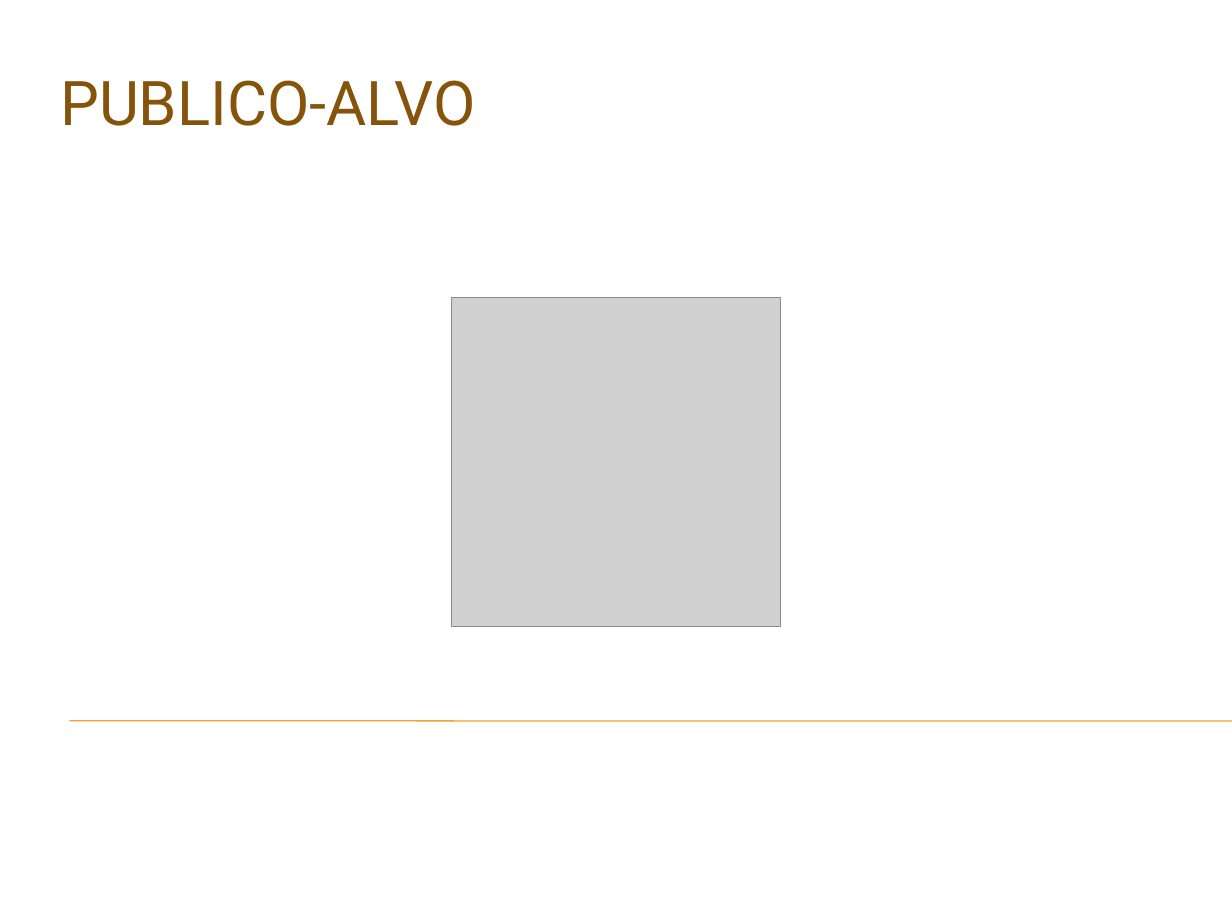
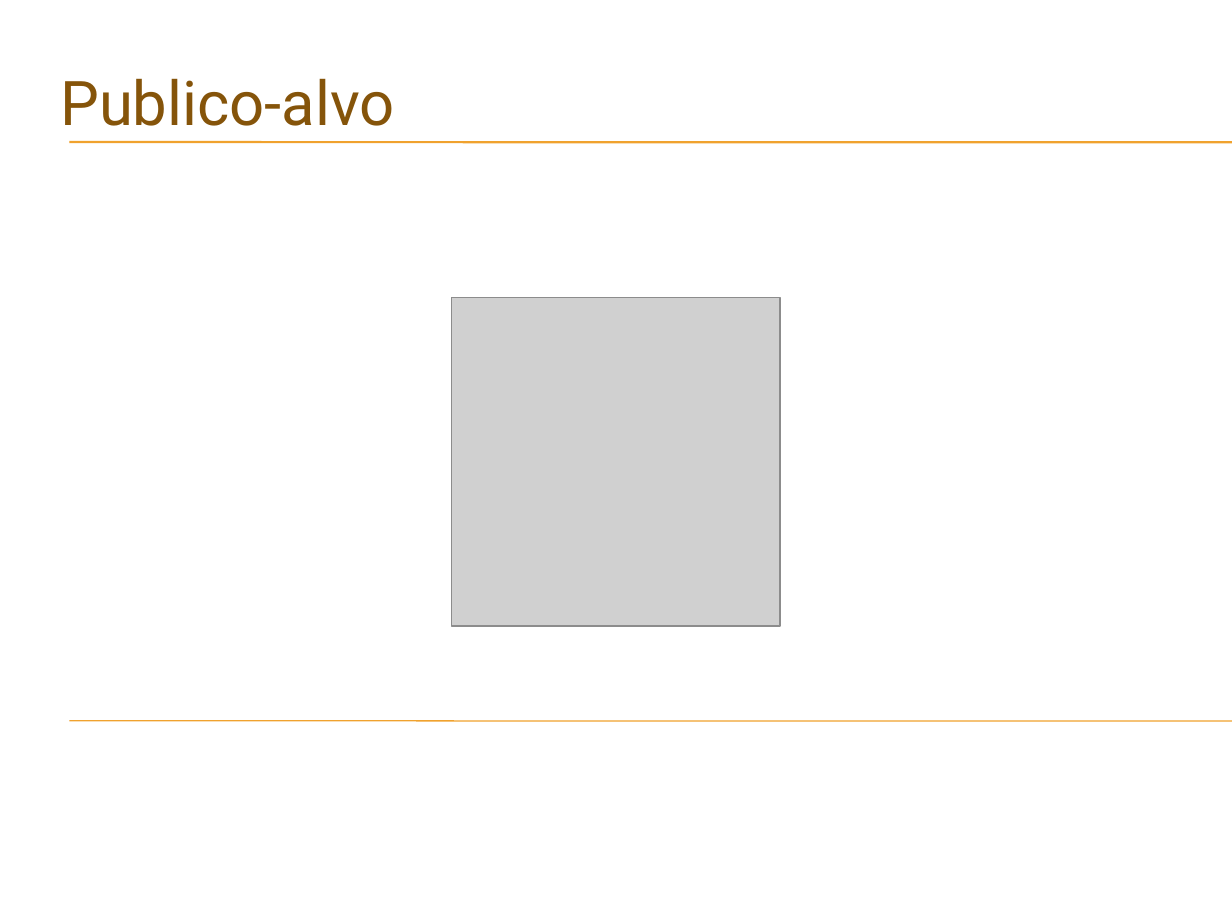
Before and after one commit to daniloaleixo/projeto_engsoft_labbd, a slide deck: slide 7 of Documentação/Apresentação.pptx. Drawn at 1232x924 pixels with LibreOffice and Linux fonts; fonts in the diff are those of the drawing; grey boxes stand for pictures; background and template pictures are left out. Boxes give left, top, right and bottom in pixels: in the first picture for what was removed or moved away, otherwise in the second. Text is boxed around its words. In the diff, an @@ line names an element or a change of style, - is before the commit and + after.

```diff
--- a/Documentação/Apresentação.pptx
+++ b/Documentação/Apresentação.pptx
@@ text at [60, 78, 394, 126]: text changed @@
-PUBLICO-ALVO
+Publico-alvo
@@ line added from (69, 142) to (1232, 142), #F0A22E 0.74 pt @@
@@ line added from (69, 143) to (1232, 143), #F0A22E 0.74 pt @@
```
Also in this commit, not shown: 9 other slides changed, 5 other files.
